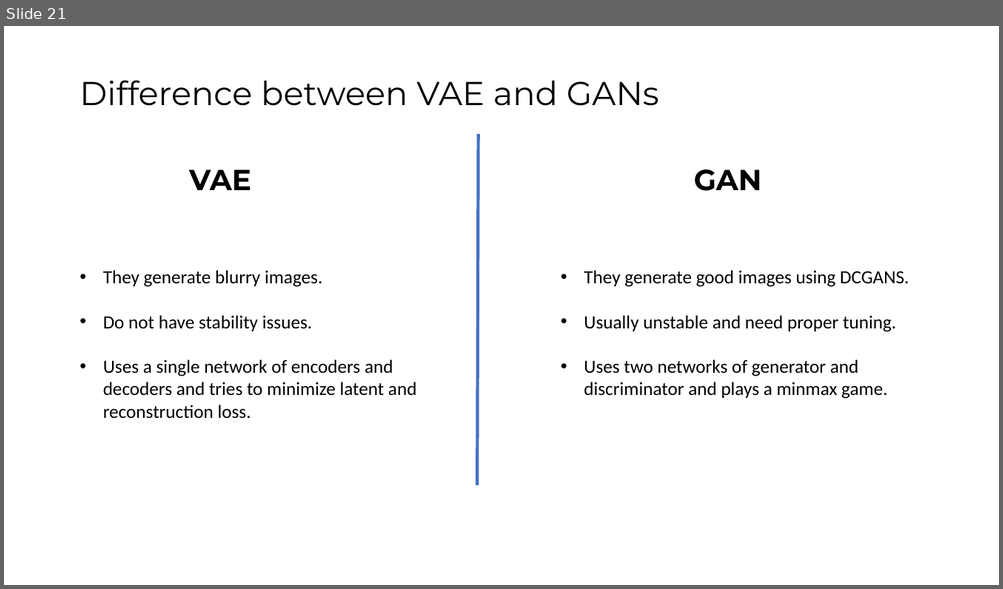
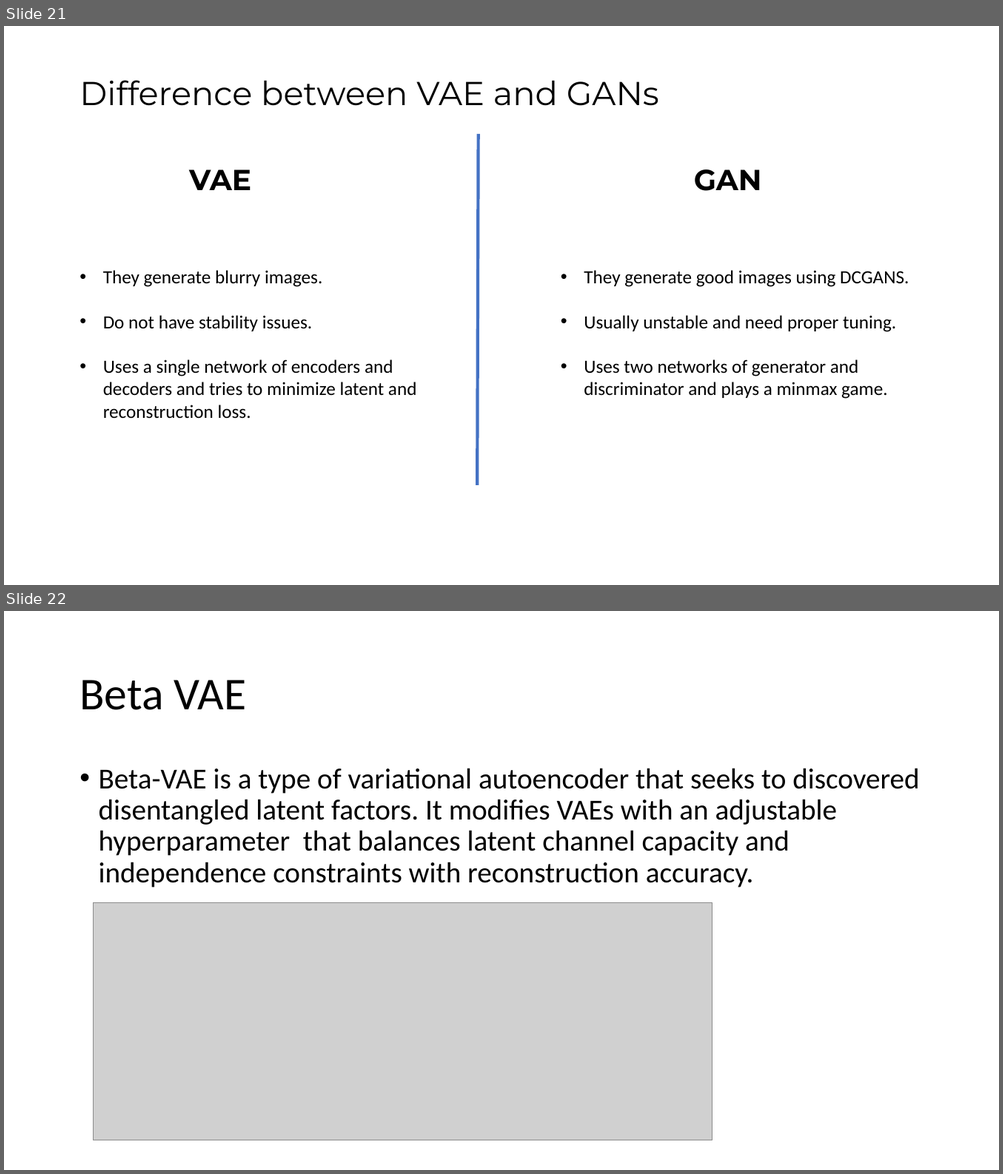
Before and after one commit to anshupandey/Computer-Vision, a slide deck: Autoencoders/Auto Encoders.pptx. Shown one above the other, each under a label of ours: slide 21 before the commit, slides 21 and 22 after it. The pictures are 1003x589 and 1003x1174 pixels, drawn with LibreOffice and Linux fonts; fonts in the diff are those of the drawing; grey boxes stand for pictures. Boxes give left, top, right and bottom in pixels: in the first picture for what was removed or moved away, otherwise in the second. Text is boxed around its words. In the diff, an @@ line names an element or a change of style, - is before the commit and + after.

Commit message:
modified autoencoders ppt

```diff
--- a/Autoencoders/Auto Encoders.pptx
+++ b/Autoencoders/Auto Encoders.pptx
@@ slide 22 added at bbox=[4, 611, 999, 1170], background #FFFFFF @@
@@ title added at bbox=[79, 680, 247, 710], 44 pt, text #000000 @@
+Beta VAE
@@ text added at bbox=[99, 768, 919, 888], 28 pt, text #000000 @@
+• Beta-VAE is a type of variational autoencoder that seeks to discovered disentangled latent factors. It modifies VAEs with an adjustable hyperparameter that balances latent channel capacity and independence constraints with reconstruction accuracy.
@@ picture added at bbox=[93, 903, 712, 1141] @@
```
Also in this commit, not shown: 1 other slide added.
